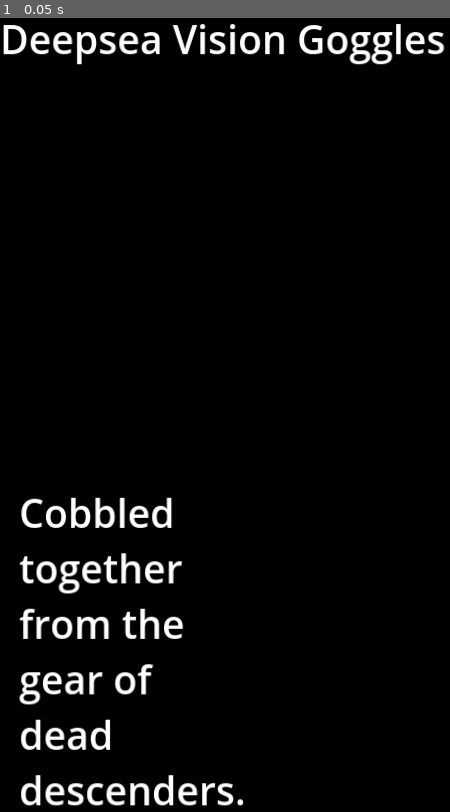
Above: before the commit, frame 1.
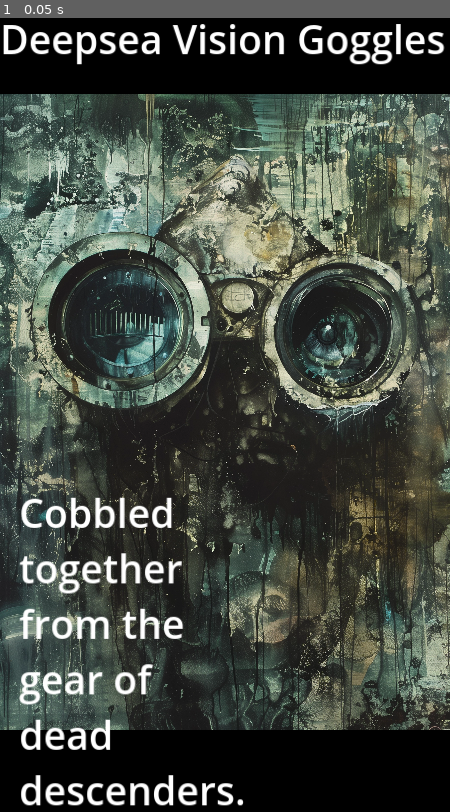
Above: after the commit, the same moment.

Repository: Quintavius/map-of-noo
Game: Godot game, scene res://scenes/main.tscn
Two runs of this game, one before a commit and one after it. Both use one fixed random seed, a clock stepped at 60 frames per second and the inputs below.
Inputs:
- Up to frame 1 (0.05 s): no input

The runs differ from the first frame. In frame 1, 78% of the frame differs, in the area x 0-100%, y 9-90%.

Commit message:
basic deck outline

Diff:
--- a/Godot/scripts/resources/CardRenderer.gd
+++ b/Godot/scripts/resources/CardRenderer.gd
@@ -19,13 +19,13 @@
 func _ready():
 	render_card(test_data)
 
-	var http_request = HTTPRequest.new()
-	add_child(http_request)
-	http_request.request_completed.connect(self._http_request_completed)
+	#var http_request = HTTPRequest.new()
+	#add_child(http_request)
+	#http_request.request_completed.connect(self._http_request_completed)
 
-	var error = http_request.request("https://cdn.discordapp.com/attachments/1133230663596777576/1234091530596126720/scringlescrongle_a_mid-thirties_crusty_troll_in_a_mossy_cellar_d8b3983a-7312-434e-845d-79b896af8bb1.png")
-	if error != OK:
-		push_error("bad request")
+	#var error = http_request.request("https://cdn.discordapp.com/attachments/1133230663596777576/1234091530596126720/scringlescrongle_a_mid-thirties_crusty_troll_in_a_mossy_cellar_d8b3983a-7312-434e-845d-79b896af8bb1.png")
+	#if error != OK:
+	#	push_error("bad request")
 
 func _http_request_completed(result, response_code, headers, body):
 	if result != HTTPRequest.RESULT_SUCCESS:
--- a/Godot/scripts/resources/Deck.gd
+++ b/Godot/scripts/resources/Deck.gd
@@ -1,2 +1,19 @@
 extends Resource
 class_name Deck
+
+@export var deck_name : String
+@export var deck_cards : Array[Card]
+
+var current_cards : Array
+
+func initialize_deck():
+	pass
+
+func shuffle_deck():
+	pass
+
+func draw_card():
+	pass
+
+func restock_deck():
+	pass
